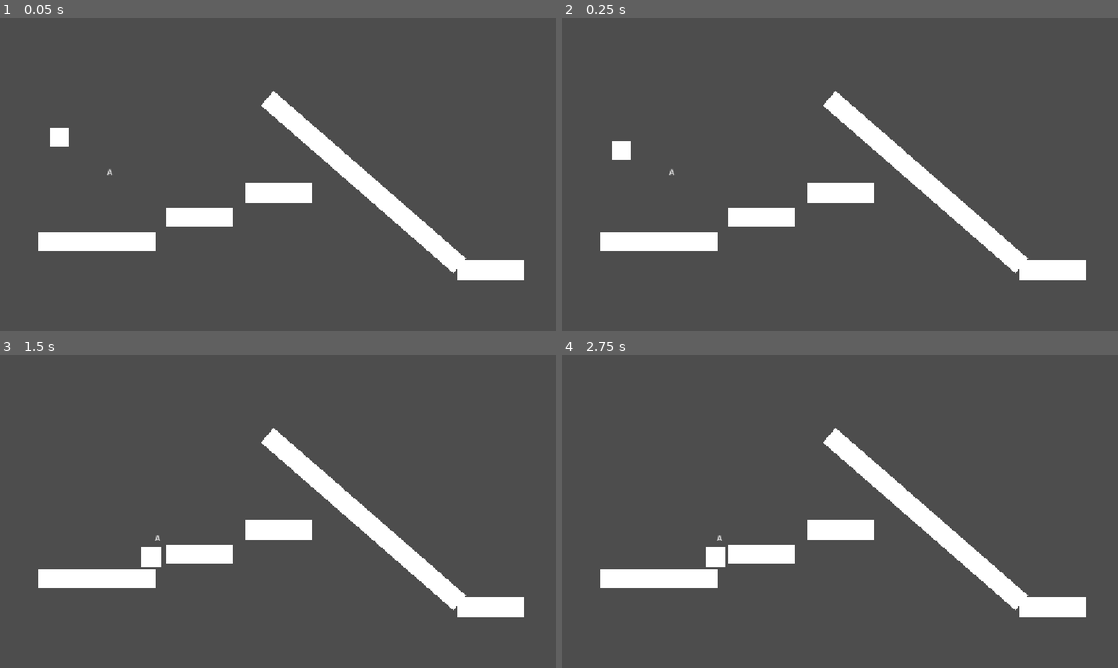
Above: before the commit, frames 1-4 (two rows, left to right).
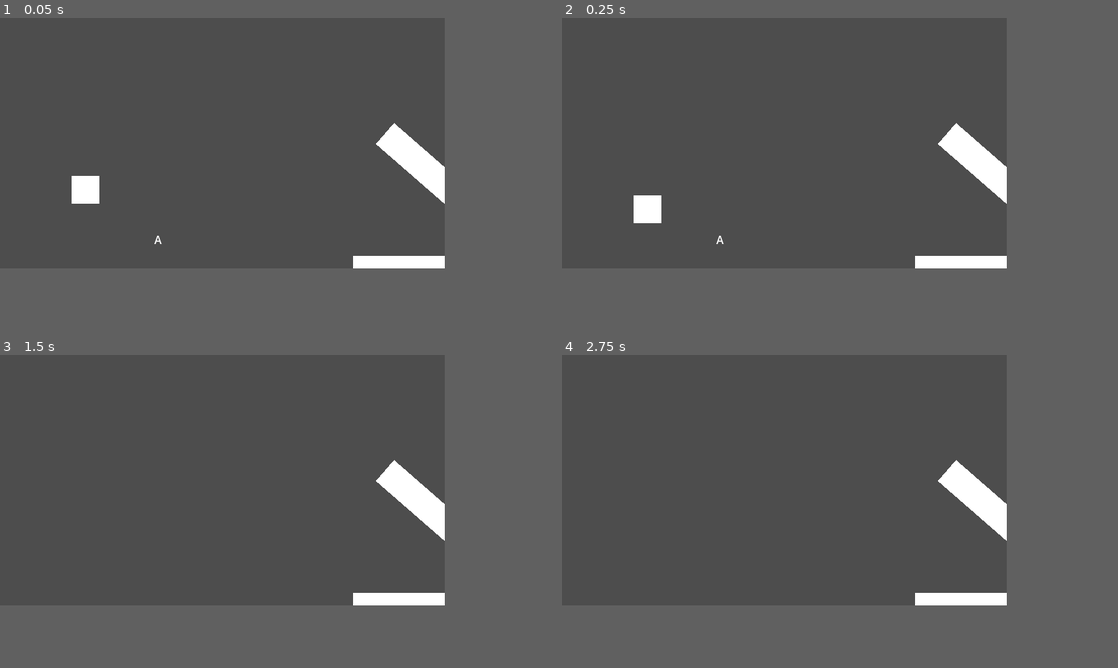
Above: after the commit, the same moments.

Repository: khapilesh/The-Jammers-Brackeys-Jam-2026
Game: Godot game, scene res://Scenes/nodne_2d.tscn
The game is run twice, just before and just after one commit, with the same random seed, the same clock (stepped at 60 frames per second) and the same inputs.
Inputs (mouse positions are in pixels of both pictures, inside the frame that each line leads up to):
- Up to frame 1 (0.05 s): no input
- Up to frame 2 (0.25 s): no input
- Up to frame 3 (1.5 s): tap Enter (ui_accept) at 0.5, 0.77 s; move the mouse to (400, 495) at 0.52 s; hold Right (ui_right) from 0.53 s (still down); tap Alt at 0.6 s; click (400, 495) at 0.67 s; move the mouse to (166, 527) at 1.27 s; tap Shift at 1.35 s
- Up to frame 4 (2.75 s): tap Enter (ui_accept) at 1.52, 2 s; move the mouse to (895, 442) at 2.02 s; release Right (ui_right) at 2.03 s; hold Left (ui_left) from 2.03 s (still down); tap Alt at 2.1 s
In our replay, the window is 800x450 before the commit and 640x360 after it. These sizes can differ from the game's own. Grey fills any space a smaller window leaves; there, only what the larger window draws over its background counts as a difference.

The runs differ from the first frame. In frame 1, 8.9% of the frame differs, in the area x 6-95%, y 23-84%; in frame 2, 8.9%; in frame 3, 8.5%; in frame 4, 8.5%.

Commit message:
MAiN MENU

Diff:
--- /dev/null
+++ b/brackeys-game-jam/Scenes/maiin_menu.tscn
@@ -0,0 +1,65 @@
+[gd_scene format=3 uid="uid://k26bm2km1dbp"]
+
+[ext_resource type="Texture2D" uid="uid://ck477nvue3a5e" path="res://Assets/settingsbtn.png" id="1_1gga5"]
+[ext_resource type="Script" uid="uid://bfumq22w1j1fl" path="res://Scripts/maiin_menu.gd" id="1_aldqs"]
+[ext_resource type="Texture2D" uid="uid://h730jj4br2ic" path="res://Assets/fightbtn.png" id="1_ctmos"]
+[ext_resource type="Texture2D" uid="uid://0lwluyh64ign" path="res://Assets/quitbtn.png" id="2_aldqs"]
+
+[node name="Maiin menu" type="Control" unique_id=743781948]
+layout_mode = 3
+anchors_preset = 15
+anchor_right = 1.0
+anchor_bottom = 1.0
+grow_horizontal = 2
+grow_vertical = 2
+script = ExtResource("1_aldqs")
+
+[node name="Button" type="Button" parent="." unique_id=830651881]
+layout_mode = 0
+offset_left = 258.0
+offset_top = 102.0
+offset_right = 338.0
+offset_bottom = 134.0
+icon = ExtResource("1_ctmos")
+flat = true
+autowrap_trim_flags = 0
+clip_text = true
+icon_alignment = 1
+expand_icon = true
+
+[node name="Button2" type="Button" parent="." unique_id=285707819]
+layout_mode = 0
+offset_left = 254.0
+offset_top = 214.0
+offset_right = 341.0
+offset_bottom = 256.0
+icon = ExtResource("2_aldqs")
+flat = true
+autowrap_trim_flags = 0
+clip_text = true
+expand_icon = true
+
+[node name="Button3" type="Button" parent="." unique_id=1824660053]
+layout_mode = 0
+offset_left = 250.0
+offset_top = 159.0
+offset_right = 341.0
+offset_bottom = 196.0
+icon = ExtResource("1_1gga5")
+flat = true
+autowrap_trim_flags = 0
+icon_alignment = 1
+expand_icon = true
+
+[node name="Label" type="Label" parent="." unique_id=582754403]
+layout_mode = 0
+offset_left = 251.0
+offset_top = 36.0
+offset_right = 347.0
+offset_bottom = 85.0
+text = "Game Name
+"
+
+[connection signal="pressed" from="Button" to="." method="_on_button_pressed"]
+[connection signal="pressed" from="Button2" to="." method="_on_button_2_pressed"]
+[connection signal="pressed" from="Button3" to="." method="_on_button_3_pressed"]
--- /dev/null
+++ b/brackeys-game-jam/Scripts/maiin_menu.gd
@@ -0,0 +1,15 @@
+extends Control
+
+
+
+
+func _on_button_pressed() -> void:
+	pass
+
+
+func _on_button_2_pressed() -> void:
+	pass
+
+
+func _on_button_3_pressed() -> void:
+	pass
--- a/brackeys-game-jam/project.godot
+++ b/brackeys-game-jam/project.godot
@@ -17,6 +17,8 @@
 
 [display]
 
+window/size/viewport_width=640
+window/size/viewport_height=360
 window/stretch/mode="canvas_items"
 window/stretch/aspect="expand"
 
@@ -34,4 +36,5 @@
 
 [rendering]
 
+textures/canvas_textures/default_texture_filter=0
 rendering_device/driver.windows="d3d12"
Not shown, added: brackeys-game-jam/Scripts/maiin_menu.gd.uid
Not shown, added: brackeys-game-jam/ouch-x86_64-linux-musl
